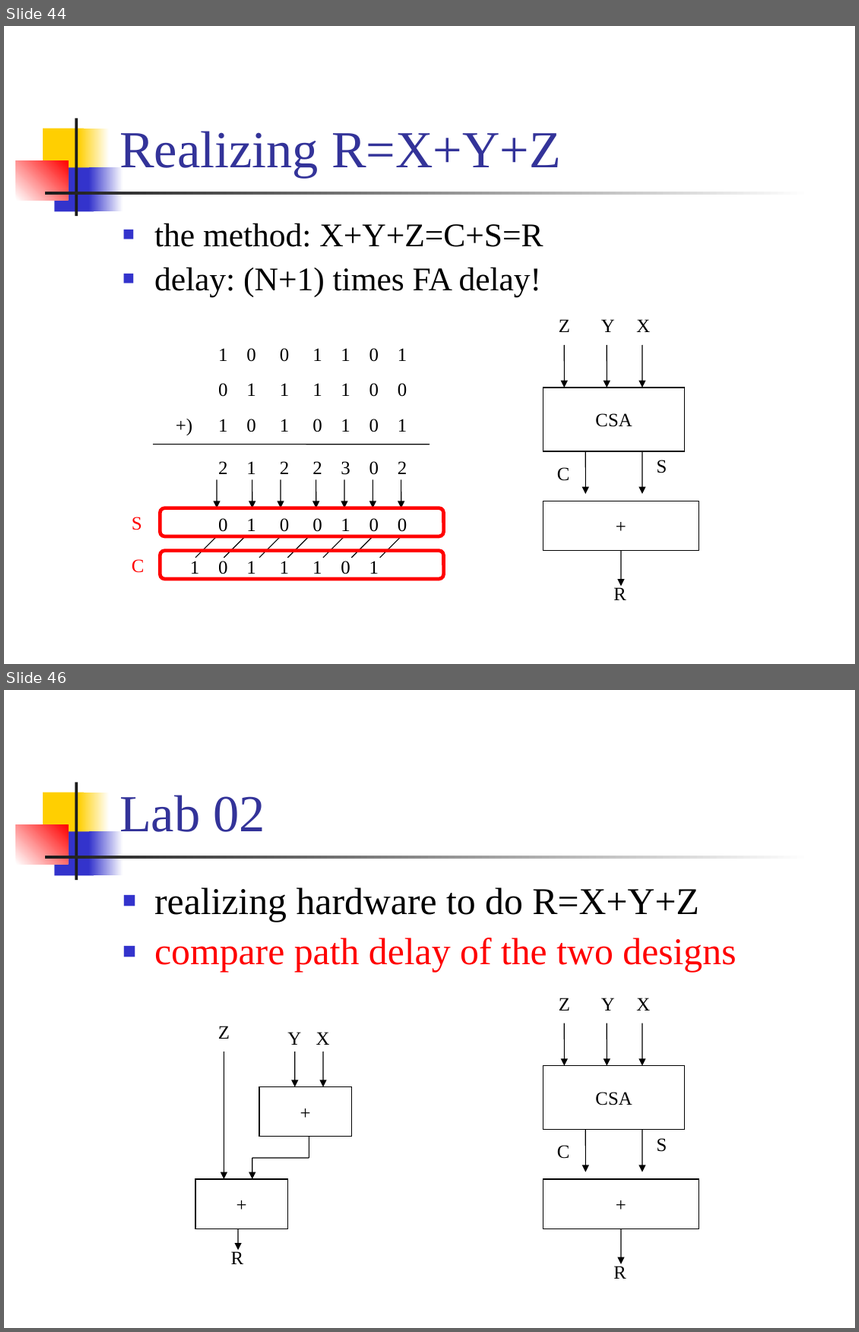
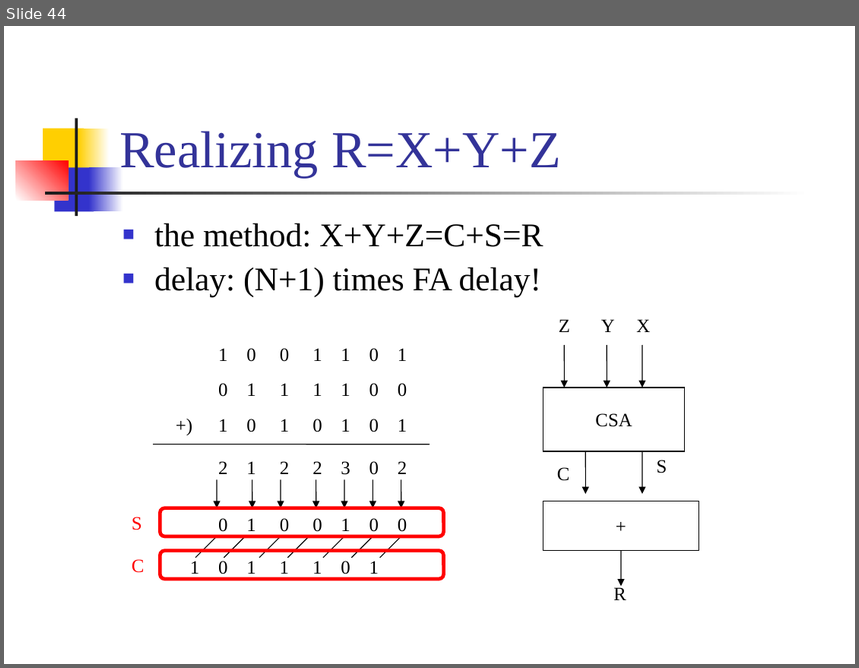
Before and after one commit to CGUSystemCourses/CompArith-2016, a slide deck: Lectures/lec03-numb_syst/lec03d-redundant_numb.ppt. Shown one above the other, each under a label of ours: slides 44 and 46 before the commit, slide 44 after it; the slides between them are not shown. The pictures are 859x1332 and 859x668 pixels, drawn with LibreOffice and Linux fonts; fonts in the diff are those of the drawing. Boxes give left, top, right and bottom in pixels: in the first picture for what was removed or moved away, otherwise in the second. Text is boxed around its words. In the diff, an @@ line names an element or a change of style, - is before the commit and + after.

```diff
--- a/Lectures/lec03-numb_syst/lec03d-redundant_numb.ppt
+++ b/Lectures/lec03-numb_syst/lec03d-redundant_numb.ppt
@@ slide 46 removed at [4,690,855,1328], background #FFFFFF; not listed: 7 template elements that a slide beside it also shows @@
@@ title removed at [120,795,265,832] @@
-Lab 02
@@ text removed at [154,888,736,973] @@
-■ realizing hardware to do R=X+Y+Z
-■ compare path delay of the two designs
@@ group removed at [196,1026,351,1265]: 5 arrows, 4 texts, 2 rectangles, 2 lines @@
-+
-+
-X
-Y
-Z
-R
@@ group removed at [543,998,699,1279]: 6 arrows, 6 texts, 2 rectangles @@
-CSA
-X
-Y
-Z
-S
-C
-+
-R
```
Also in this commit, not shown: 1 slide changed, 2 other slides removed, 3 other files.
